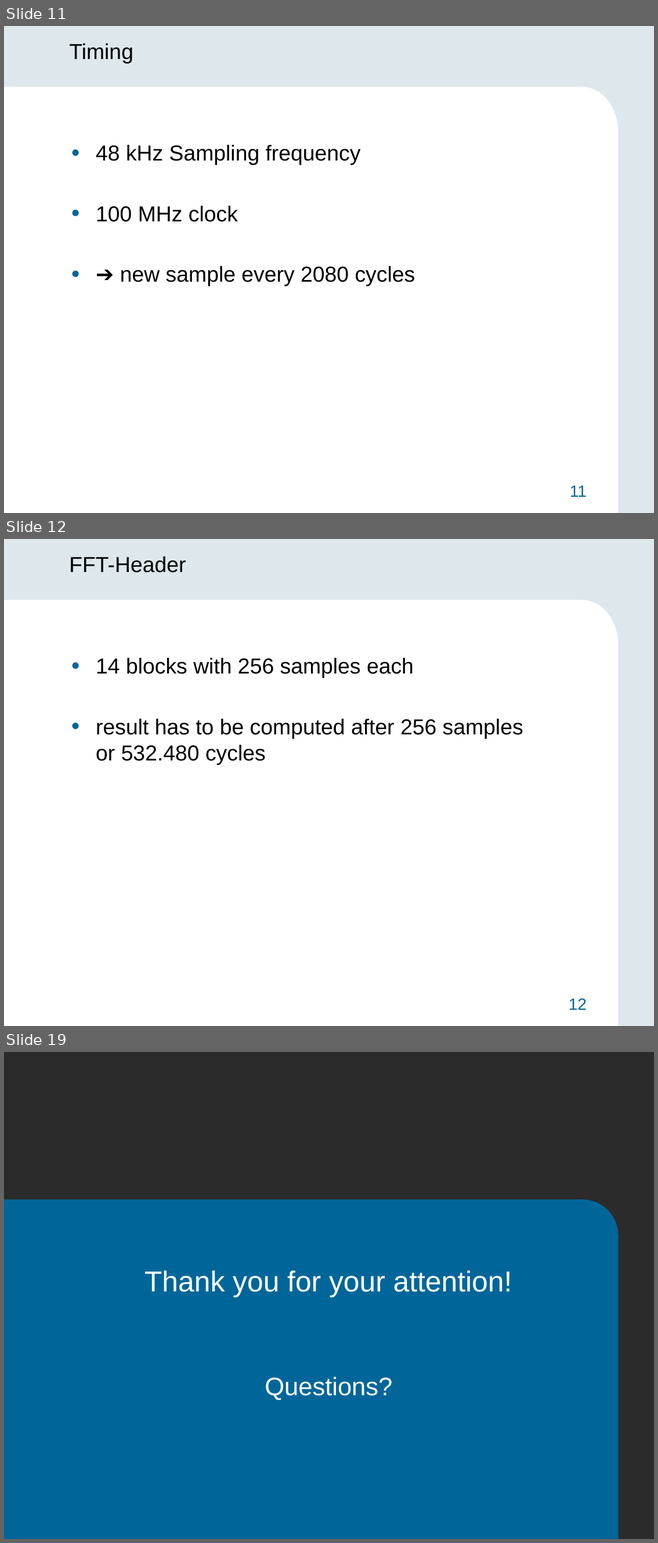
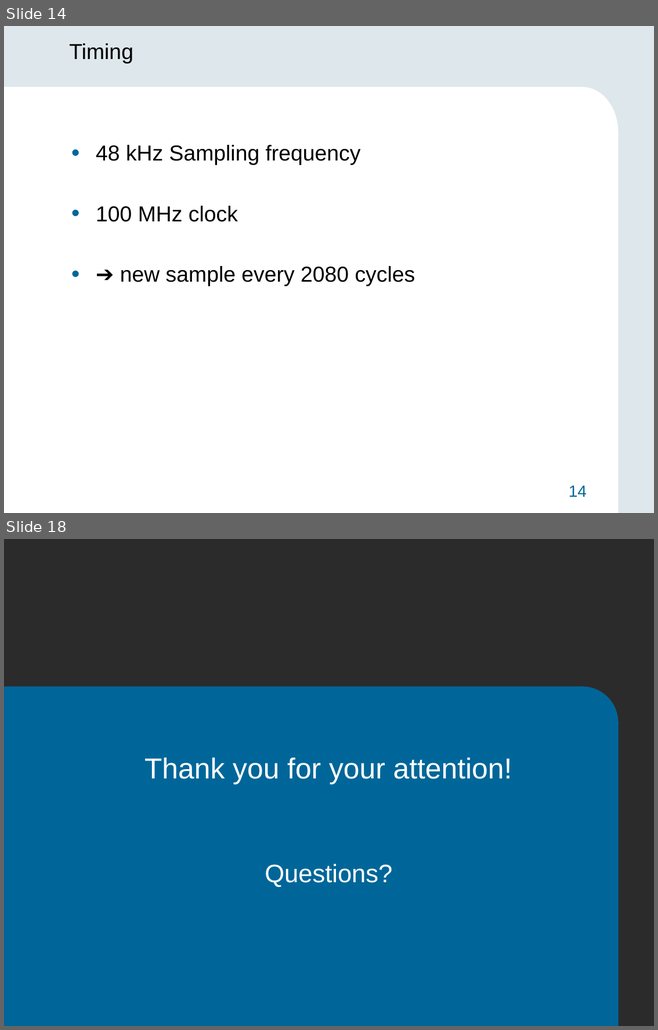
Before and after one commit to 1chor/hw_sw_codesign, a slide deck: Präsentation/Midterm_Präsentation.pptx. Shown one above the other, each under a label of ours: slides 11, 12 and 19 before the commit, slides 14 and 18 after it; the slides between them are not shown. The pictures are 658x1543 and 658x1030 pixels, drawn with LibreOffice and Linux fonts; fonts in the diff are those of the drawing; background and template pictures are left out; a plain dark background stands for a picture behind light text. Boxes give left, top, right and bottom in pixels: in the first picture for what was removed or moved away, otherwise in the second. Text is boxed around its words. In the diff, an @@ line names an element or a change of style, - is before the commit and + after.

```diff
--- a/Präsentation/Midterm_Präsentation.pptx
+++ b/Präsentation/Midterm_Präsentation.pptx
@@ slide 12 removed at [4,539,654,1026], background #DEE7EC; not listed: 4 template elements that a slide beside it also shows @@
@@ title removed at [69,556,186,573] @@
-FFT-Header
@@ text removed at [96,658,523,765] @@
-• 14 blocks with 256 samples each
-• result has to be computed after 256 samples
-  or 532.480 cycles
@@ what was slide 11 is now slide 14 @@
@@ page number at [568,485,586,497]: text changed @@
-11
+14
@@ what was slide 19 is now slide 18 @@
```
Also in this commit, not shown: 5 slides changed, 5 slides added, 5 other slides removed, 2 other files.
